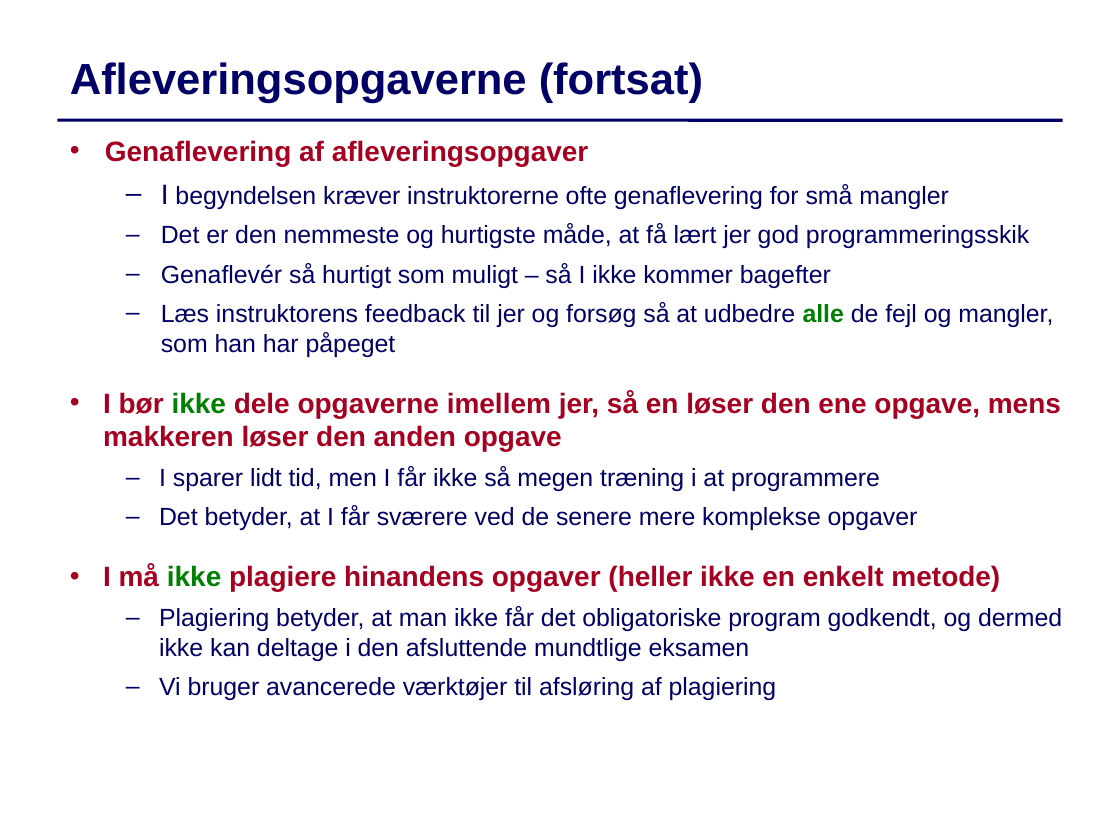
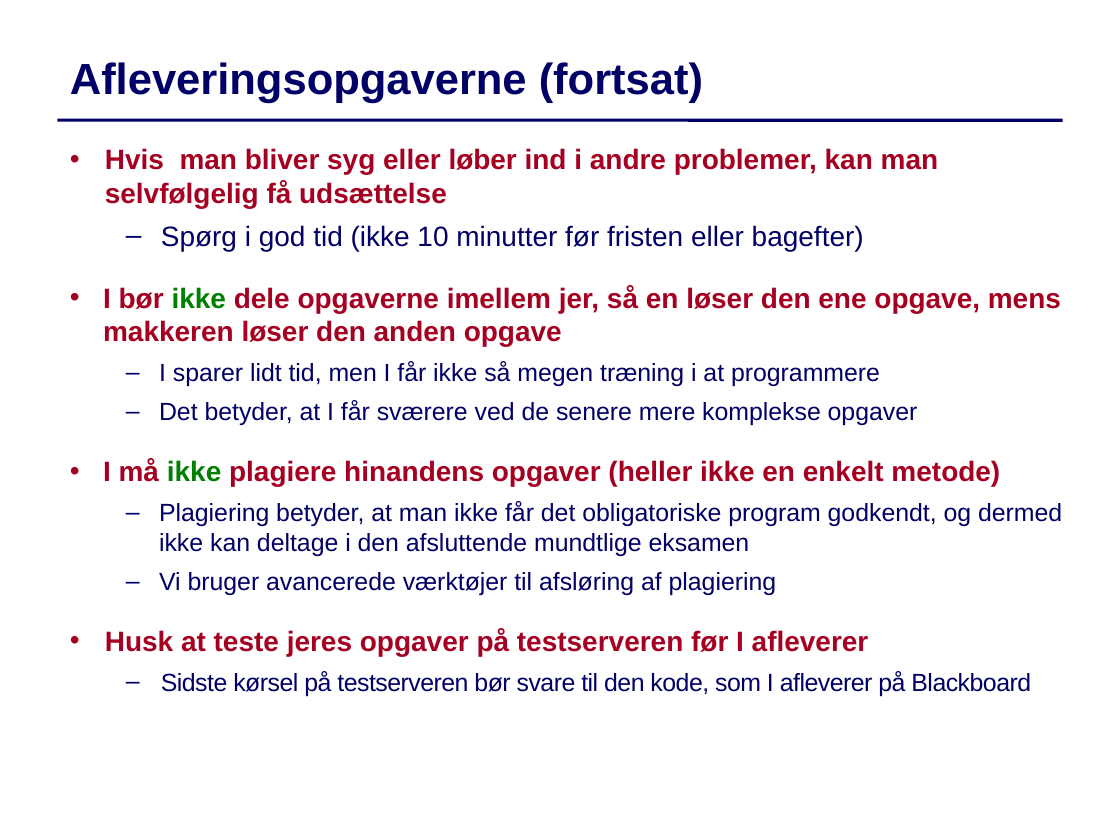
Before and after one commit to IntProgAU/Materiale, a slide deck: slide 3 of web/g22/status/Status3.pptx. Drawn at 1120x840 pixels with LibreOffice and Linux fonts; fonts in the diff are those of the drawing. Boxes give left, top, right and bottom in pixels: in the first picture for what was removed or moved away, otherwise in the second. Text is boxed around its words. In the diff, an @@ line names an element or a change of style, - is before the commit and + after.

```diff
--- a/web/g22/status/Status3.pptx
+++ b/web/g22/status/Status3.pptx
@@ text "Hvis man bliver syg eller ...": place and size @@
-text "Hvis man bliver syg eller ..." at [103,140,1062,700]
+text "Hvis man bliver syg eller ..." at [103,148,1062,696]
@@ text at [105,148,939,251]: text changed; size 16 to 18 pt; text colour #000066 to #A50021; bold on @@
-• Genaflevering af afleveringsopgaver
-  – I begyndelsen kræver instruktorerne ofte genaflevering for små mangler
-  – Det er den nemmeste og hurtigste måde, at få lært jer god programmeringsskik
-  – Genaflevér så hurtigt som muligt – så I ikke kommer bagefter
-  – Læs instruktorens feedback til jer og forsøg så at udbedre alle de fejl og mangler, som han har påpeget
+• Hvis man bliver syg eller løber ind i andre problemer, kan man selvfølgelig få udsættelse
+  – Spørg i god tid (ikke 10 minutter før fristen eller bagefter)
@@ text at [105,629,1031,696]: paragraphs added @@
+• Husk at teste jeres opgaver på testserveren før I afleverer
+  – Sidste kørsel på testserveren bør svare til den kode, som I afleverer på Blackboard
```
Also in this commit, not shown: 5 other slides changed, 2 slides removed.
